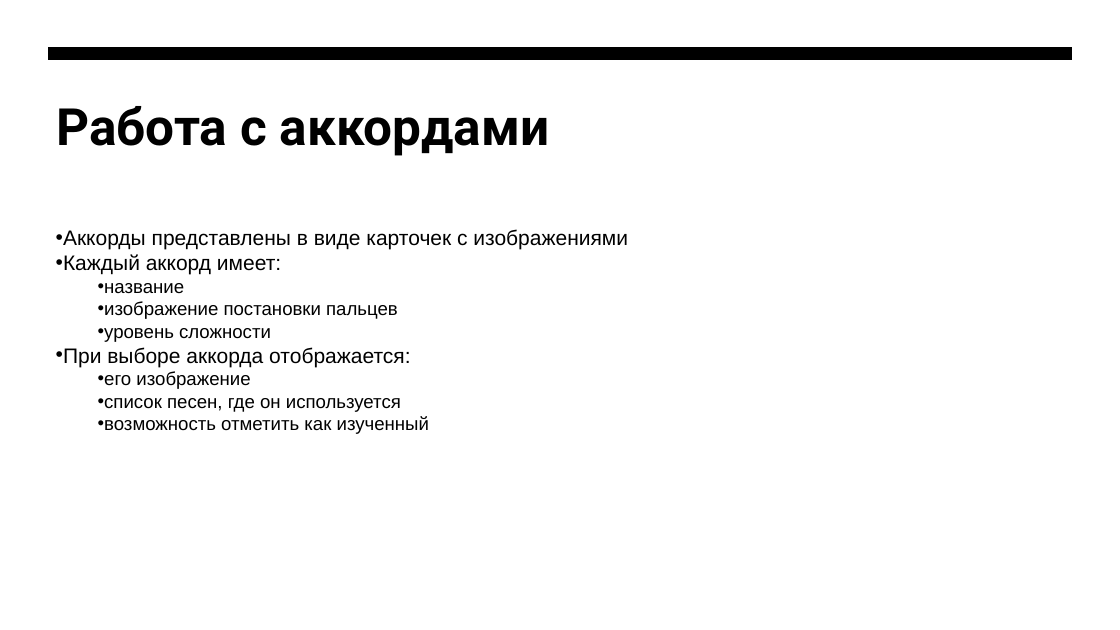
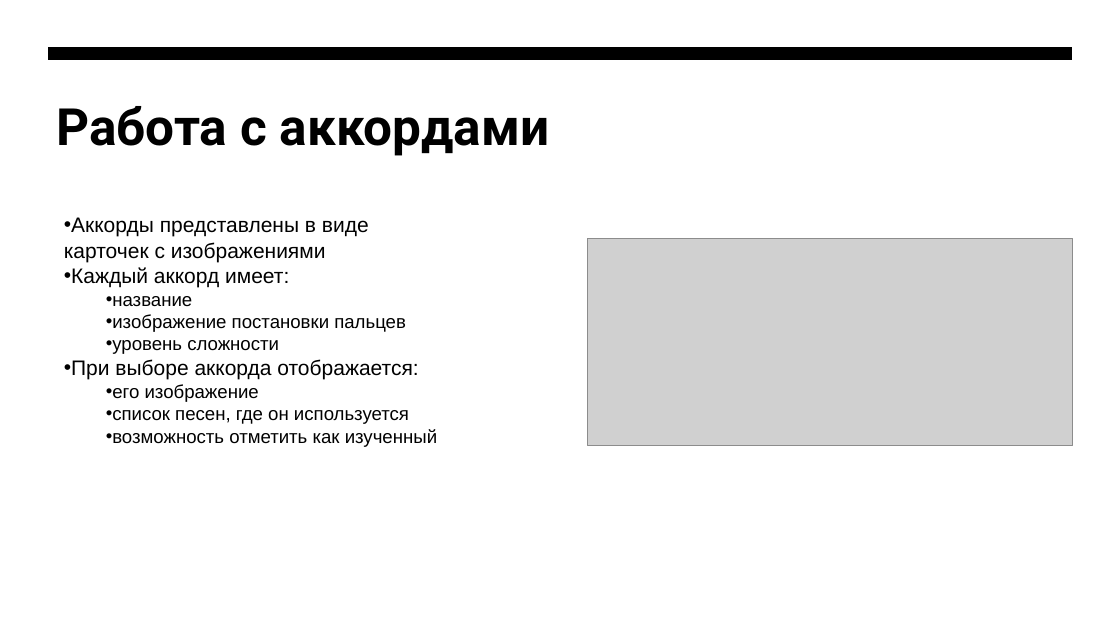
Before and after one commit to ilyatarubarin/chorded, a slide deck: slide 6 of Приложение Chorded — копия.pptx. Drawn at 1120x630 pixels with LibreOffice and Linux fonts; fonts in the diff are those of the drawing; grey boxes stand for pictures. Boxes give left, top, right and bottom in pixels: in the first picture for what was removed or moved away, otherwise in the second. Text is boxed around its words. In the diff, an @@ line names an element or a change of style, - is before the commit and + after.

```diff
--- a/Приложение Chorded — копия.pptx
+++ b/Приложение Chorded — копия.pptx
@@ text "Аккорды представлены в виде карточек ..." rewrapped from [56,229,628,434] to [64,217,437,447] @@
@@ picture added at [588,239,1073,446] @@
```
Also in this commit, not shown: 6 other slides changed.
